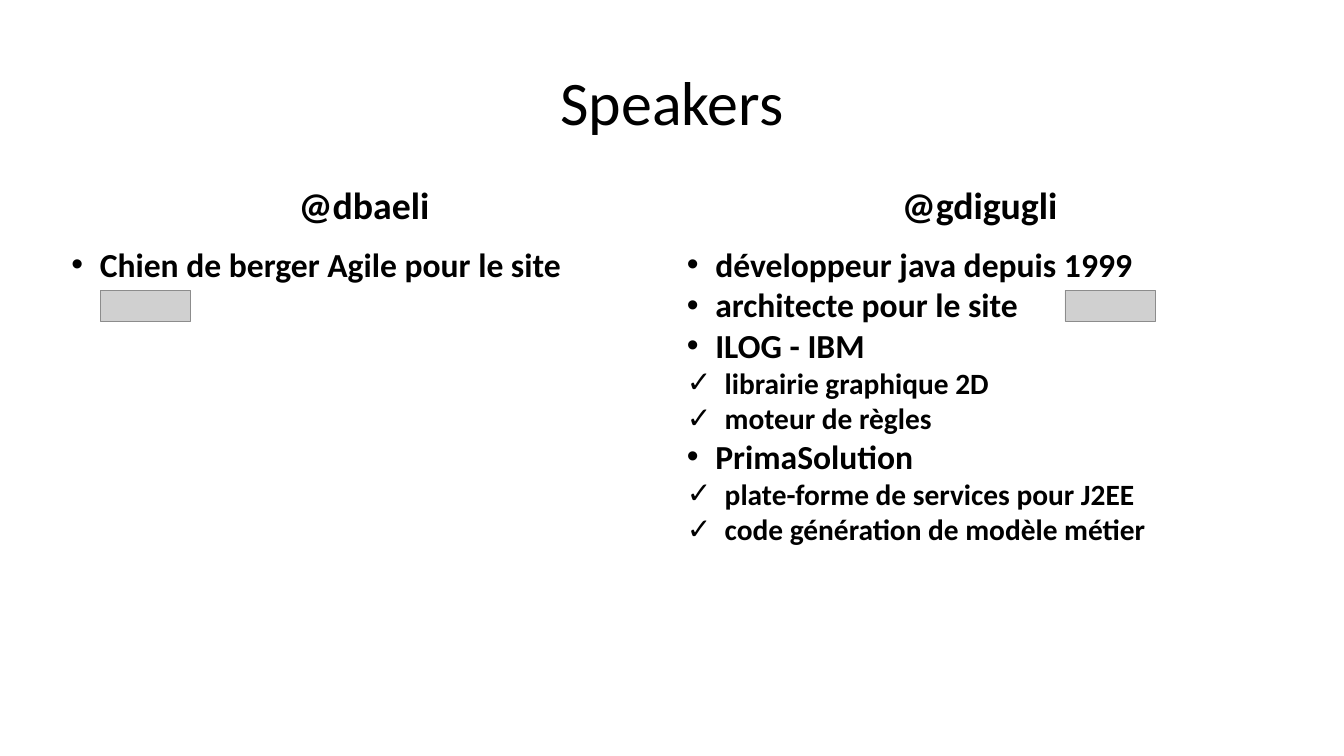
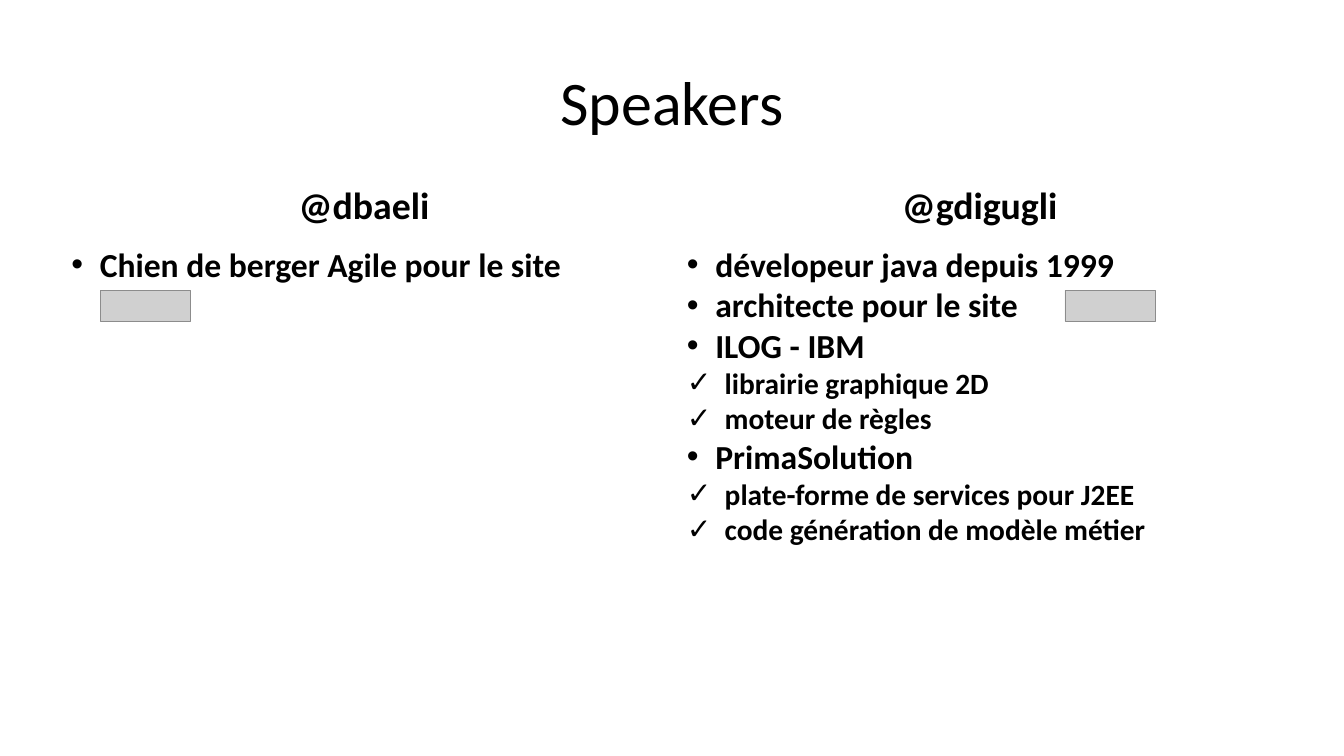
Before and after one commit to dbaeli/conf4j, a slide deck: slide 2 of conf4j-slides/Devops_Configuration_Jungle_Devoxx_FR_2012.pptx. Drawn at 1344x756 pixels with LibreOffice and Linux fonts; fonts in the diff are those of the drawing; grey boxes stand for pictures; background and template pictures are left out. Boxes give left, top, right and bottom in pixels: in the first picture for what was removed or moved away, otherwise in the second. Text is boxed around its words. In the diff, an @@ line names an element or a change of style, - is before the commit and + after.

```diff
--- a/conf4j-slides/Devops_Configuration_Jungle_Devoxx_FR_2012.pptx
+++ b/conf4j-slides/Devops_Configuration_Jungle_Devoxx_FR_2012.pptx
@@ text at (715, 253, 1114, 283): text changed @@
-• développeur java depuis 1999
+• dévelopeur java depuis 1999
```
Also in this commit, not shown: 1 other file.
